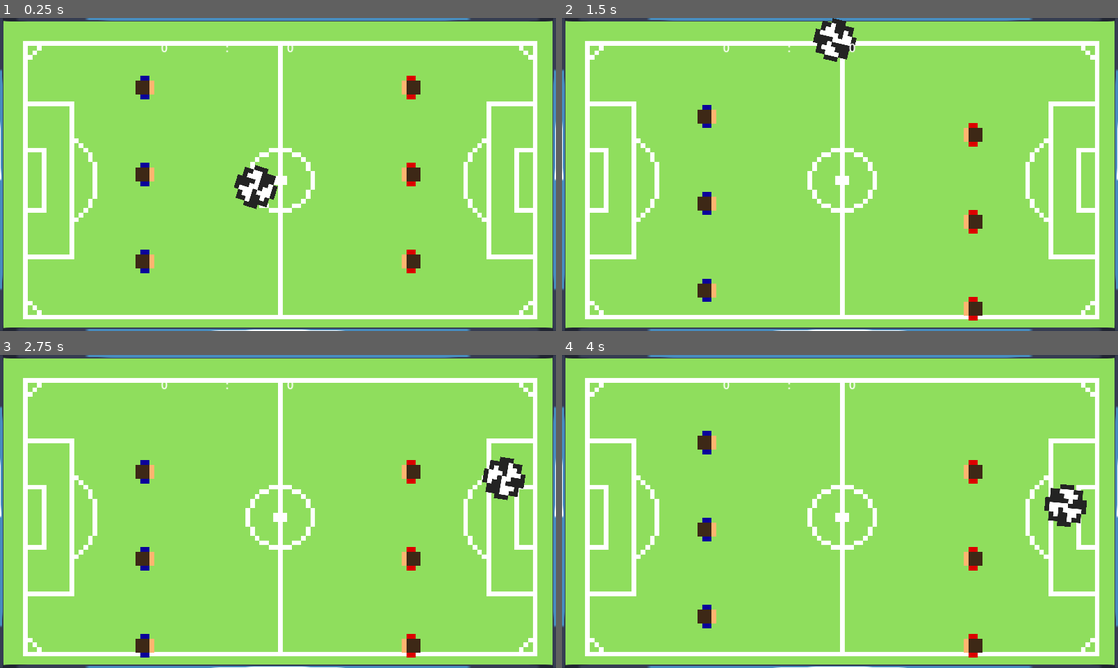
Above: before the commit, frames 1-4 (two rows, left to right).
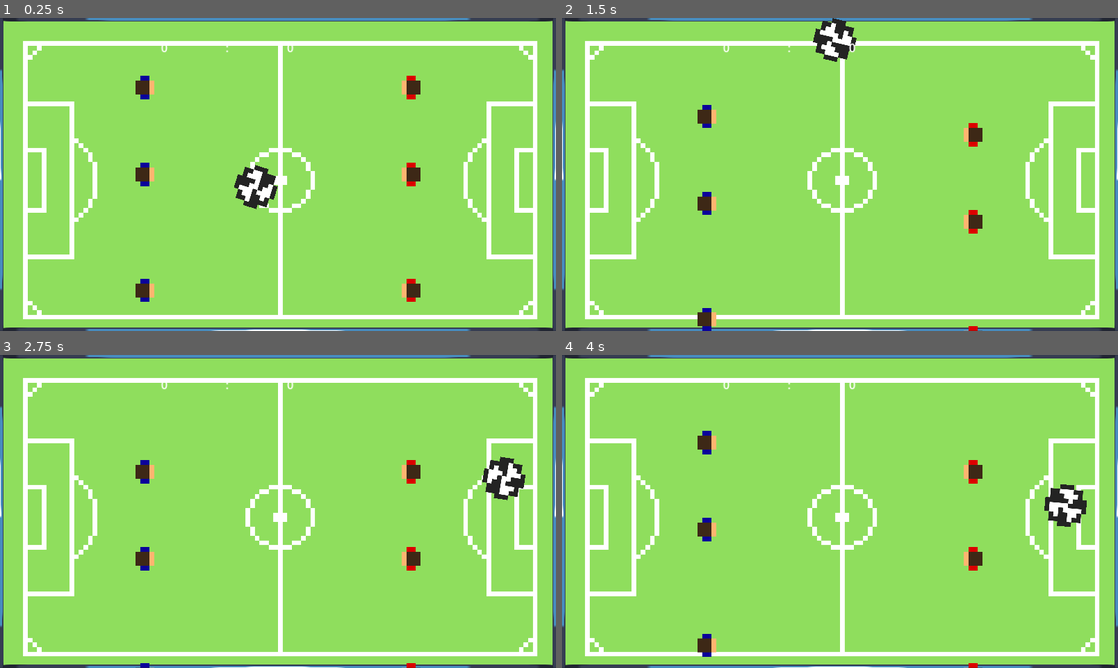
Above: after the commit, the same moments.

Repository: HephaistosForge/Boltzplatz
Game: Godot game, scene res://world.tscn
The game is run twice, just before and just after one commit, with the same random seed, the same clock (stepped at 60 frames per second) and the same inputs. The engine's default icon, where the game draws it, is replaced by a stand-in: a white triangle on a blue panel in a dark square.
Inputs:
- Up to frame 1 (0.25 s): no input
- Up to frame 2 (1.5 s): hold Down (down_player_right) 0.53-1.28 s; hold S (down_player_left) from 1.28 s (still down)
- Up to frame 3 (2.75 s): release S (down_player_left) at 2.03 s; hold Down (down_player_right) from 2.03 s (still down)
- Up to frame 4 (4 s): release Down (down_player_right) at 2.78 s; hold W (up_player_left) 2.78-3.53 s; hold S (down_player_left) from 3.53 s (still down)

The runs differ from the first frame. In frame 1, 0.8% of the frame differs, in the area x 24-76%, y 74-91%; in frame 2, 0.6%; in frame 3, 0.5%; in frame 4, 0.6%.

Commit message:
Adjust Rod Figure spacing
- Remove warning int to enum cast

Diff:
--- a/scenes/rods_with_figures/rod_with_figures.gd
+++ b/scenes/rods_with_figures/rod_with_figures.gd
@@ -44,6 +44,6 @@
 
 func set_player(player: int) -> void:
 	if player == PLAYER_TYPE.PLAYER_LEFT or player == PLAYER_TYPE.PLAYER_RIGHT:
-		_player_type = player
+		_player_type = player as PLAYER_TYPE
 	else:
 		printerr("Invalid player type: %s" % str(_player_type))
--- /dev/null
+++ b/scenes/rods_with_figures/rod_with_one_figure.tscn
@@ -0,0 +1,22 @@
+[gd_scene load_steps=6 format=3 uid="uid://cq3sbjobha5ku"]
+
+[ext_resource type="Script" path="res://scenes/rods_with_figures/rod_with_figures.gd" id="1_kdmdm"]
+[ext_resource type="Texture2D" uid="uid://cridjlb8i528t" path="res://assets/Spieler_blau.png" id="2_cruie"]
+[ext_resource type="Texture2D" uid="uid://c871pysj8ohef" path="res://assets/Spieler_rot.png" id="3_nuhgi"]
+[ext_resource type="PackedScene" uid="uid://dvp6cwqusuxk7" path="res://scenes/figure/figure.tscn" id="4_rwctj"]
+
+[sub_resource type="RectangleShape2D" id="RectangleShape2D_dddne"]
+
+[node name="RodWithOneFigure" type="CharacterBody2D"]
+collision_layer = 0
+collision_mask = 2
+script = ExtResource("1_kdmdm")
+images = Array[CompressedTexture2D]([ExtResource("2_cruie"), ExtResource("3_nuhgi")])
+
+[node name="Rod" type="Sprite2D" parent="."]
+
+[node name="Area2D" type="CollisionShape2D" parent="."]
+scale = Vector2(1, 36.5)
+shape = SubResource("RectangleShape2D_dddne")
+
+[node name="Figure" parent="." instance=ExtResource("4_rwctj")]
--- a/scenes/rods_with_figures/rod_with_three_figures.tscn
+++ b/scenes/rods_with_figures/rod_with_three_figures.tscn
@@ -22,7 +22,7 @@
 [node name="Figure" parent="." instance=ExtResource("1_ticny")]
 
 [node name="Figure2" parent="." instance=ExtResource("1_ticny")]
-position = Vector2(0, 300)
+position = Vector2(0, 400)
 
 [node name="Figure3" parent="." instance=ExtResource("1_ticny")]
 position = Vector2(0, -300)
--- /dev/null
+++ b/scenes/rods_with_figures/rod_with_two_figures.tscn
@@ -0,0 +1,25 @@
+[gd_scene load_steps=6 format=3 uid="uid://bwlgpfw2654jo"]
+
+[ext_resource type="Script" path="res://scenes/rods_with_figures/rod_with_figures.gd" id="1_otv8r"]
+[ext_resource type="Texture2D" uid="uid://cridjlb8i528t" path="res://assets/Spieler_blau.png" id="2_kiej3"]
+[ext_resource type="Texture2D" uid="uid://c871pysj8ohef" path="res://assets/Spieler_rot.png" id="3_dytjb"]
+[ext_resource type="PackedScene" uid="uid://dvp6cwqusuxk7" path="res://scenes/figure/figure.tscn" id="4_xgm8x"]
+
+[sub_resource type="RectangleShape2D" id="RectangleShape2D_dddne"]
+
+[node name="RodWithThreeFigures" type="CharacterBody2D"]
+collision_layer = 0
+collision_mask = 2
+script = ExtResource("1_otv8r")
+images = Array[CompressedTexture2D]([ExtResource("2_kiej3"), ExtResource("3_dytjb")])
+
+[node name="Rod" type="Sprite2D" parent="."]
+
+[node name="Area2D" type="CollisionShape2D" parent="."]
+scale = Vector2(1, 36.5)
+shape = SubResource("RectangleShape2D_dddne")
+
+[node name="Figure" parent="." instance=ExtResource("4_xgm8x")]
+
+[node name="Figure2" parent="." instance=ExtResource("4_xgm8x")]
+position = Vector2(0, 300)
